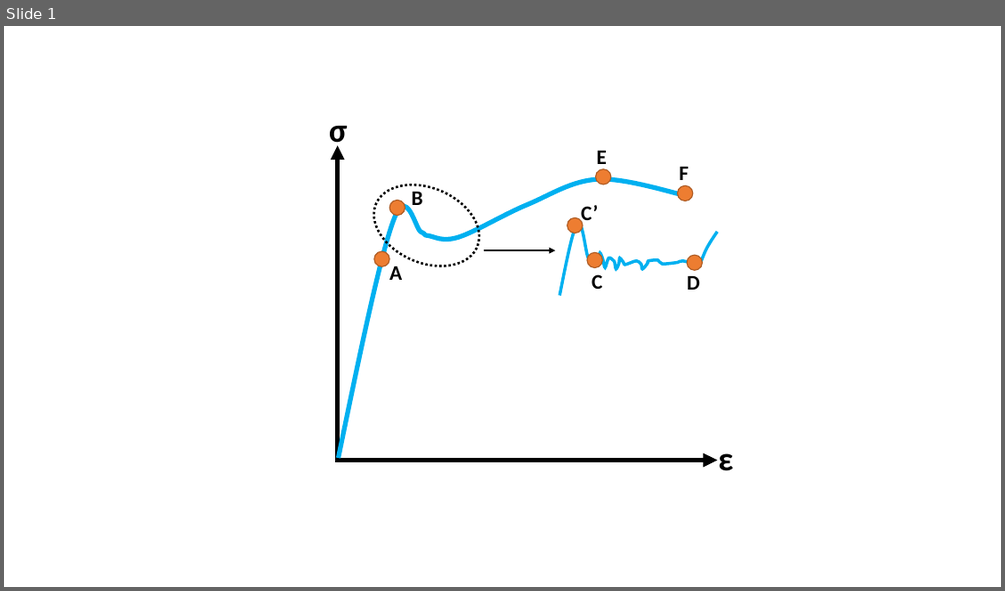
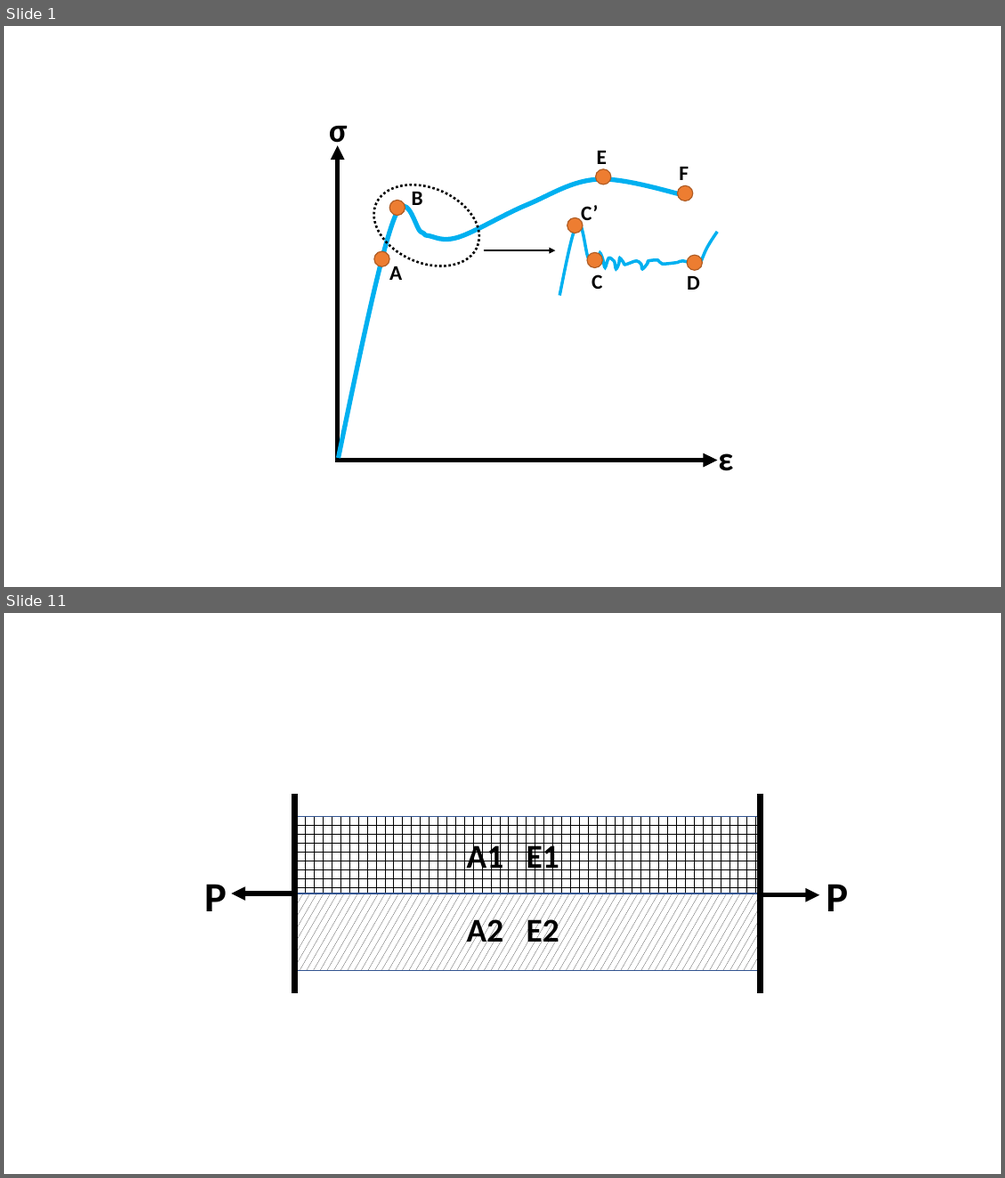
Before and after one commit to Kulasekaran-148/LATEX-Shortnotes-GATE, a slide deck: STRENGTH OF MATERIALS SHORTNOTES/SOM Revision.pptx. Shown one above the other, each under a label of ours: slide 1 before the commit, slides 1 and 11 after it; the slides between them are not shown. The pictures are 1005x591 and 1005x1178 pixels, drawn with LibreOffice and Linux fonts; fonts in the diff are those of the drawing. Boxes give left, top, right and bottom in pixels: in the first picture for what was removed or moved away, otherwise in the second. Text is boxed around its words. In the diff, an @@ line names an element or a change of style, - is before the commit and + after.

```diff
--- a/STRENGTH OF MATERIALS SHORTNOTES/SOM Revision.pptx
+++ b/STRENGTH OF MATERIALS SHORTNOTES/SOM Revision.pptx
@@ slide 11 added at (4, 613, 1001, 1174), background #FFFFFF @@
@@ line added from (295, 793) to (295, 994), #000000 6 pt @@
@@ line added from (760, 793) to (760, 994), #000000 6 pt @@
@@ rectangle added at (297, 817, 760, 893), fill pattern #000000 on #FFFFFF, outline #325491 1 pt @@
@@ text added at (467, 840, 559, 876), 32 pt, text #000000, bold @@
+A1 E1
@@ text added at (204, 884, 226, 911), 40 pt, text #000000, bold @@
+P
@@ arrow added from (297, 893) to (231, 893), #000000 4.5 pt @@
@@ rectangle added at (297, 893, 760, 971), fill pattern #000000 on #FFFFFF, outline #325491 1 pt @@
@@ arrow added from (760, 895) to (820, 895), #000000 4.5 pt @@
@@ text added at (825, 884, 848, 911), 40 pt, text #000000, bold @@
+P
@@ text added at (467, 914, 559, 950), 32 pt, text #000000, bold @@
+A2 E2
```
Also in this commit, not shown: 9 other slides added, 8 other files.
